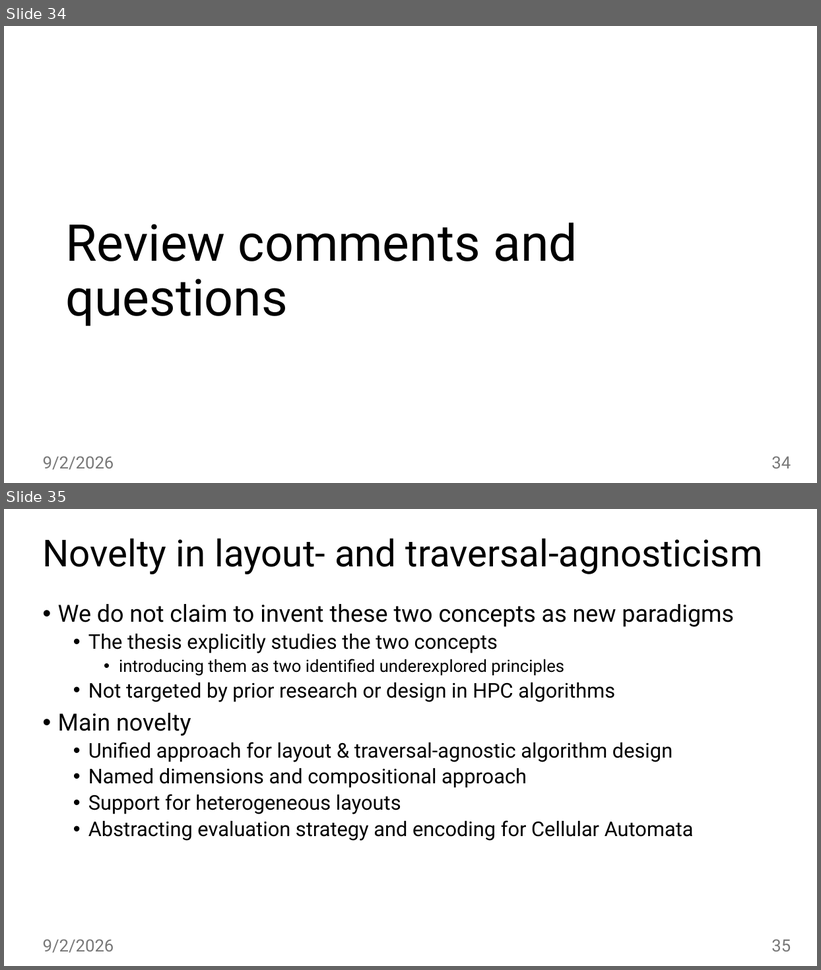
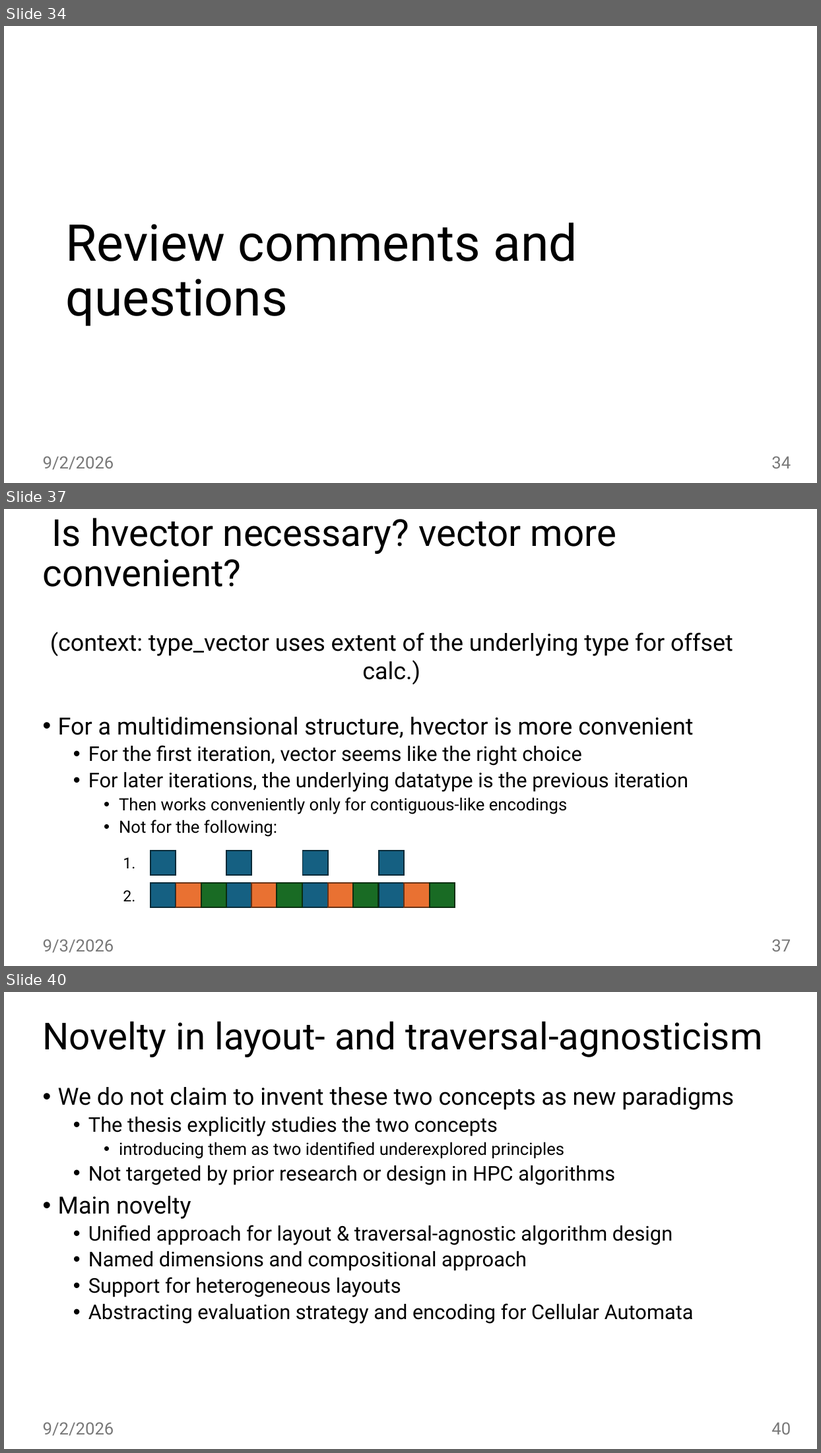
Before and after one commit to jiriklepl/phd-thesis, a slide deck: slides/Optimizing Memory Layouts and Traversal Orders in High-Performance Computing.pptx. Shown one above the other, each under a label of ours: slides 34 and 35 before the commit, slides 34, 37 and 40 after it; the slides between them are not shown. The pictures are 821x970 and 821x1453 pixels, drawn with LibreOffice and Linux fonts; fonts in the diff are those of the drawing. Boxes give left, top, right and bottom in pixels: in the first picture for what was removed or moved away, otherwise in the second. Text is boxed around its words. In the diff, an @@ line names an element or a change of style, - is before the commit and + after.

```diff
--- a/slides/Optimizing Memory Layouts and Traversal Orders in High-Performance Computing.pptx
+++ b/slides/Optimizing Memory Layouts and Traversal Orders in High-Performance Computing.pptx
@@ slide 37 added at <box>4,509,817,966</box>, background #FFFFFF @@
@@ title added at <box>43,518,616,587</box>, 44 pt, text #000000 @@
+Is hvector necessary? vector more convenient?
@@ text added at <box>50,632,733,656</box>, 28 pt, text #000000 @@
+(context: type_vector uses extent of the underlying type for offset calc.)
@@ text added at <box>58,717,693,837</box>, 24 pt, text #000000 @@
+• For a multidimensional structure, hvector is more convenient
+  • For the first iteration, vector seems like the right choice
+  • For later iterations, the underlying datatype is the previous iteration
+    • Then works conveniently only for contiguous-like encodings
+    • Not for the following:
@@ text added at <box>123,857,135,869</box>, 18 pt, text #000000 @@
+1.
@@ rectangle added at <box>151,851,176,875</box>, fill #156082, outline #092A39 1.5 pt @@
@@ rectangle added at <box>226,851,252,875</box>, fill #156082, outline #092A39 1.5 pt @@
@@ rectangle added at <box>303,851,328,875</box>, fill #156082, outline #092A39 1.5 pt @@
@@ rectangle added at <box>379,851,404,875</box>, fill #156082, outline #092A39 1.5 pt @@
@@ rectangle added at <box>151,883,176,908</box>, fill #156082, outline #092A39 1.5 pt @@
@@ rectangle added at <box>176,883,201,908</box>, fill #E97132, outline #663216 1.5 pt @@
@@ rectangle added at <box>201,883,226,908</box>, fill #196B24, outline #0B2F10 1.5 pt @@
@@ rectangle added at <box>226,883,252,908</box>, fill #156082, outline #092A39 1.5 pt @@
@@ rectangle added at <box>252,883,277,908</box>, fill #E97132, outline #663216 1.5 pt @@
@@ rectangle added at <box>277,883,302,908</box>, fill #196B24, outline #0B2F10 1.5 pt @@
@@ rectangle added at <box>303,883,328,908</box>, fill #156082, outline #092A39 1.5 pt @@
@@ rectangle added at <box>328,883,353,908</box>, fill #E97132, outline #663216 1.5 pt @@
@@ rectangle added at <box>353,883,378,908</box>, fill #196B24, outline #0B2F10 1.5 pt @@
@@ rectangle added at <box>379,883,404,908</box>, fill #156082, outline #092A39 1.5 pt @@
@@ rectangle added at <box>404,883,429,908</box>, fill #E97132, outline #663216 1.5 pt @@
@@ rectangle added at <box>430,883,455,908</box>, fill #196B24, outline #0B2F10 1.5 pt @@
@@ text added at <box>123,890,135,902</box>, 18 pt, text #000000 @@
+2.
@@ text added at <box>43,939,114,953</box>, 20 pt, text #797979 @@
+9/3/2026
@@ page number added at <box>772,939,791,952</box>, 20 pt, text #797979 @@
+37
@@ what was slide 35 is now slide 40 @@
@@ page number at <box>772,1422,791,1435</box>: text changed @@
-35
+40
```
Also in this commit, not shown: 4 other slides added.
